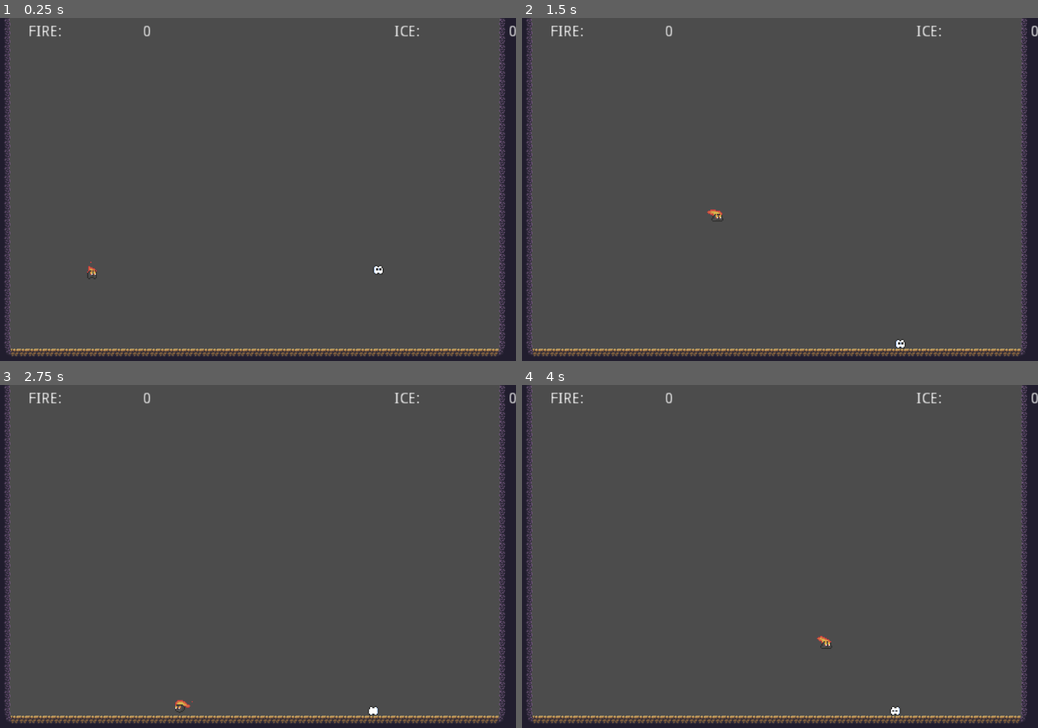
Above: before the commit, frames 1-4 (two rows, left to right).
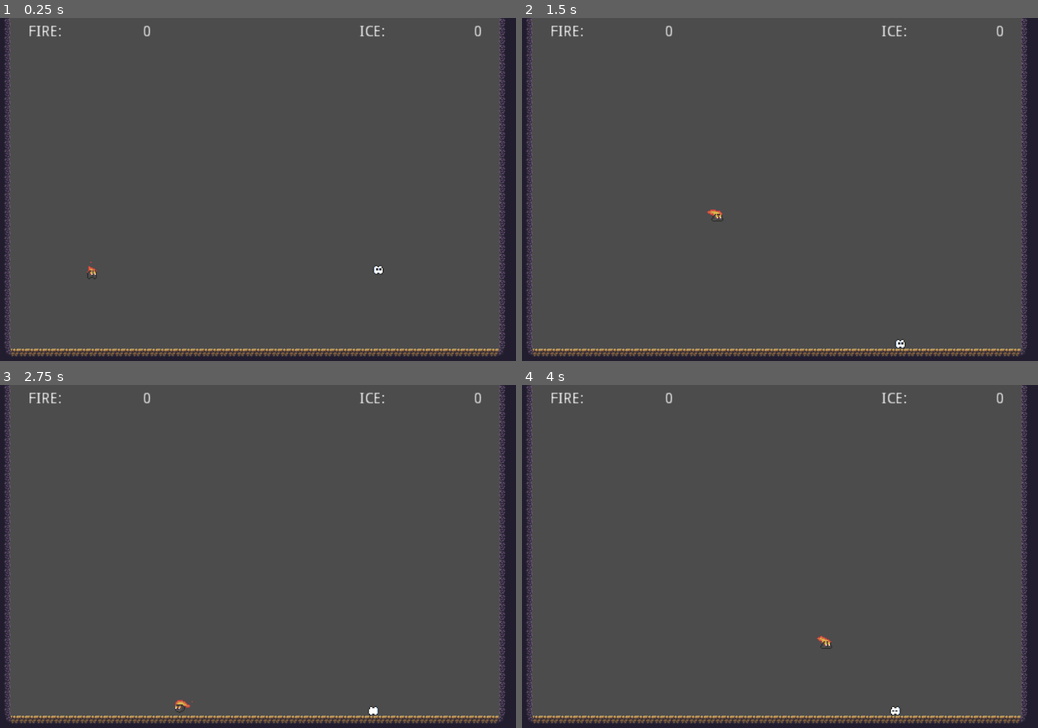
Above: after the commit, the same moments.

Repository: valdemarceccon/globalgamejam2022
Game: Godot game, scene res://MainScene.tscn
The game is run twice, just before and just after one commit, with the same random seed, the same clock (stepped at 60 frames per second) and the same inputs.
Inputs:
- Up to frame 1 (0.25 s): no input
- Up to frame 2 (1.5 s): hold D (move_right1) from 0.53 s (still down); tap Left (move_left2) at 0.6 s; tap W (jump1) at 0.77 s; tap Enter at 1.25 s; tap Right (move_right2) at 1.35 s
- Up to frame 3 (2.75 s): tap W (jump1) at 1.52 s; release D (move_right1) at 2.03 s; hold A (move_left1) from 2.03 s (still down); tap Left (move_left2) at 2.1 s
- Up to frame 4 (4 s): tap Space at 2.75 s; release A (move_left1) at 2.78 s; hold D (move_right1) from 2.78 s (still down); tap Right (move_right2) at 2.85 s; tap W (jump1) at 3.02, 3.77 s; tap Left (move_left2) at 3.6 s

The runs differ from the first frame. In frame 1, 0.2% of the frame differs, in the area x 69-100%, y 2-6%; in frame 2, 0.2%; in frame 3, 0.2%; in frame 4, 0.2%.

Commit message:
changes hud position

Diff:
--- a/MainHud.tscn
+++ b/MainHud.tscn
@@ -30,9 +30,9 @@
 align = 2
 
 [node name="IceScore" type="MarginContainer" parent="."]
-margin_left = 736.0
+margin_left = 672.0
 margin_top = 8.0
-margin_right = 849.0
+margin_right = 785.0
 margin_bottom = 26.0
 rect_scale = Vector2( 2, 2 )
 __meta__ = {
